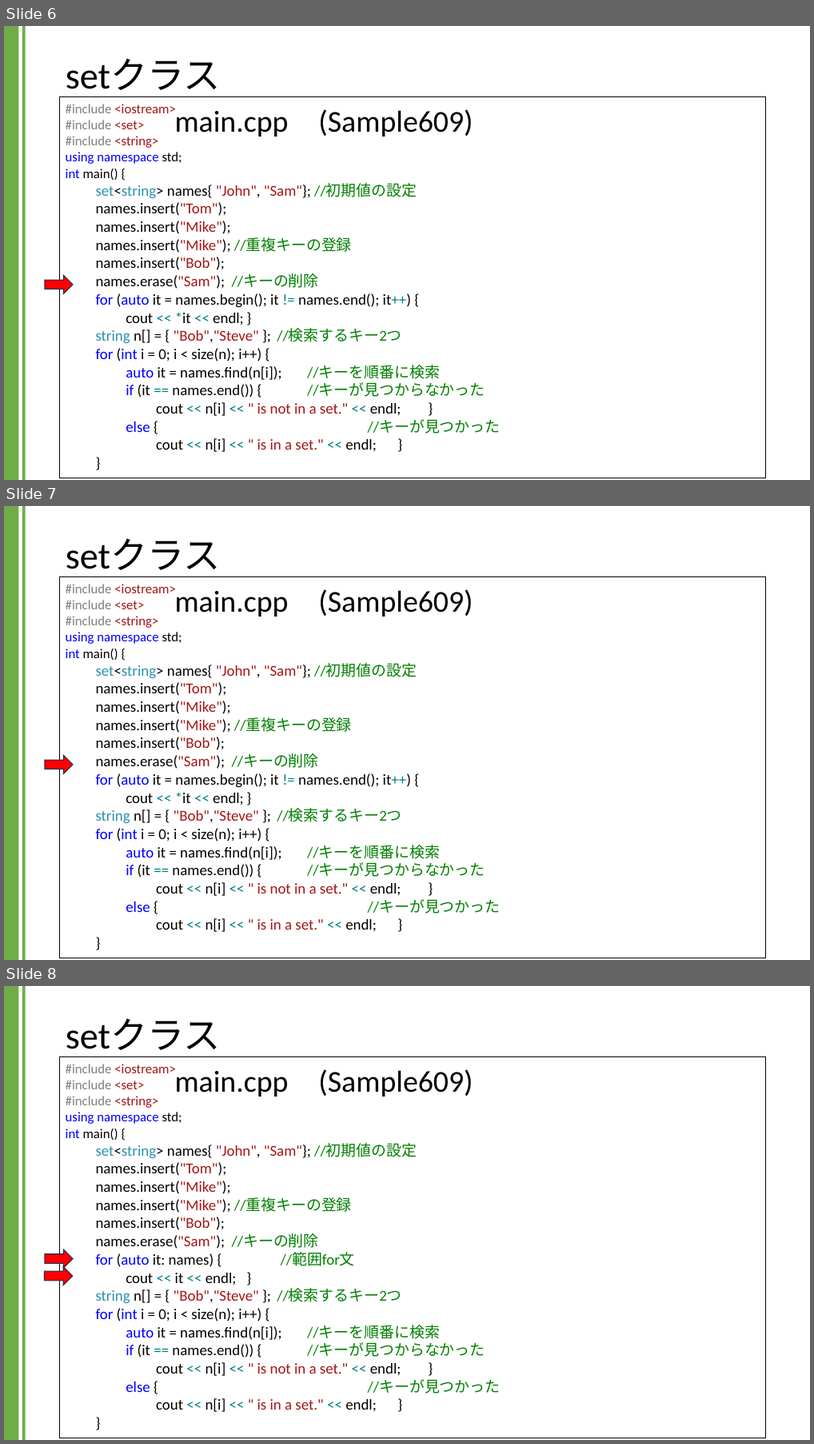
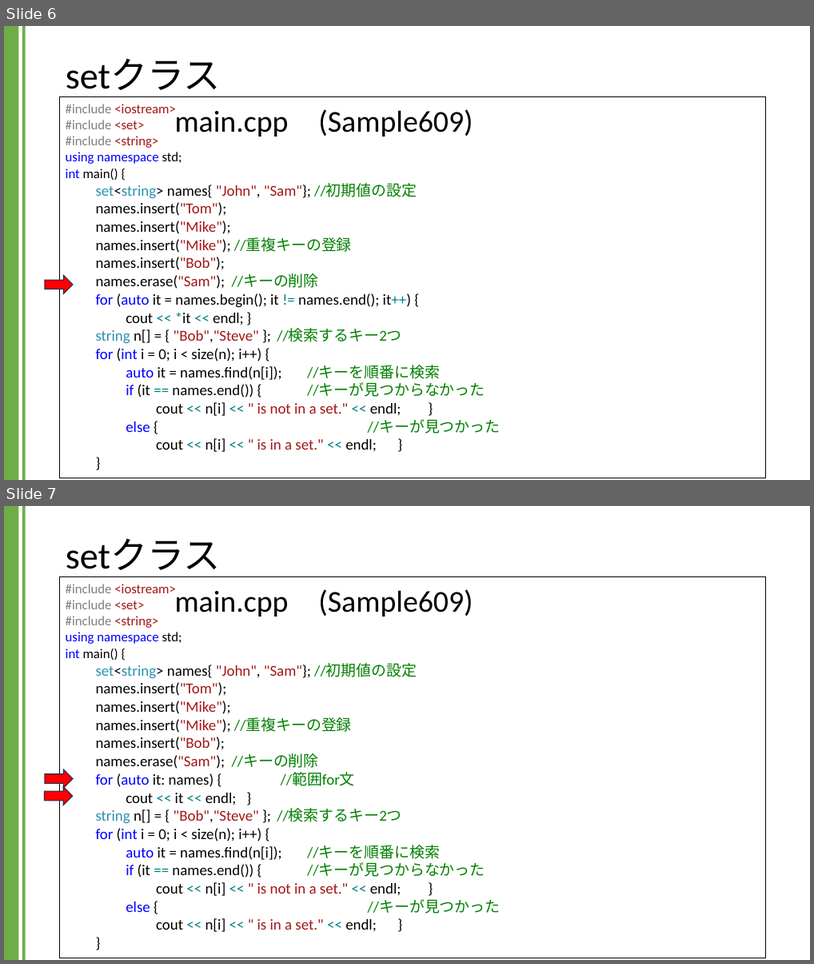
Before and after one commit to kic-murata/cpp2024, a slide deck: 授業資料/講義資料：Setクラス.pptx. Shown one above the other, each under a label of ours: slides 6, 7 and 8 before the commit, slides 6 and 7 after it. The pictures are 814x1444 and 814x964 pixels, drawn with LibreOffice and Linux fonts; fonts in the diff are those of the drawing. Boxes give left, top, right and bottom in pixels: in the first picture for what was removed or moved away, otherwise in the second. Text is boxed around its words. In the diff, an @@ line names an element or a change of style, - is before the commit and + after.

```diff
--- a/授業資料/講義資料：Setクラス.pptx
+++ b/授業資料/講義資料：Setクラス.pptx
@@ slide 7 removed at (x1=4, y1=506, x2=810, y2=960), background #FFFFFF; not listed: 2 template elements that a slide beside it also shows @@
@@ title removed at (x1=66, y1=539, x2=221, y2=577) @@
-setクラス
@@ rectangle removed at (x1=60, y1=577, x2=767, y2=958) @@
-#include <iostream>
-#include <set>
-#include <string>
-using namespace std;
-int main() {
-set<string> names{ "John", "Sam"}; //初期値の設定
-names.insert("Tom");
-names.insert("Mike");
-names.insert("Mike"); //重複キーの登録
-names.insert("Bob");
-names.erase("Sam"); //キーの削除
-for (auto it = names.begin(); it != names.end(); it++) {
-cout << *it << endl; }
-string n[] = { "Bob","Steve" }; //検索するキー2つ
-for (int i = 0; i < size(n); i++) {
-auto it = names.find(n[i]); //キーを順番に検索
-if (it == names.end()) { //キーが見つからなかった
-cout << n[i] << " is not in a set." << endl; }
-else { //キーが見つかった
-cout << n[i] << " is in a set." << endl; }
-}
@@ text removed at (x1=175, y1=589, x2=473, y2=616) @@
-main.cpp (Sample609)
@@ right arrow removed at (x1=45, y1=756, x2=73, y2=774) @@
@@ what was slide 8 is now slide 7 @@
```
Also in this commit, not shown: 1 slide changed, 1 other file.
